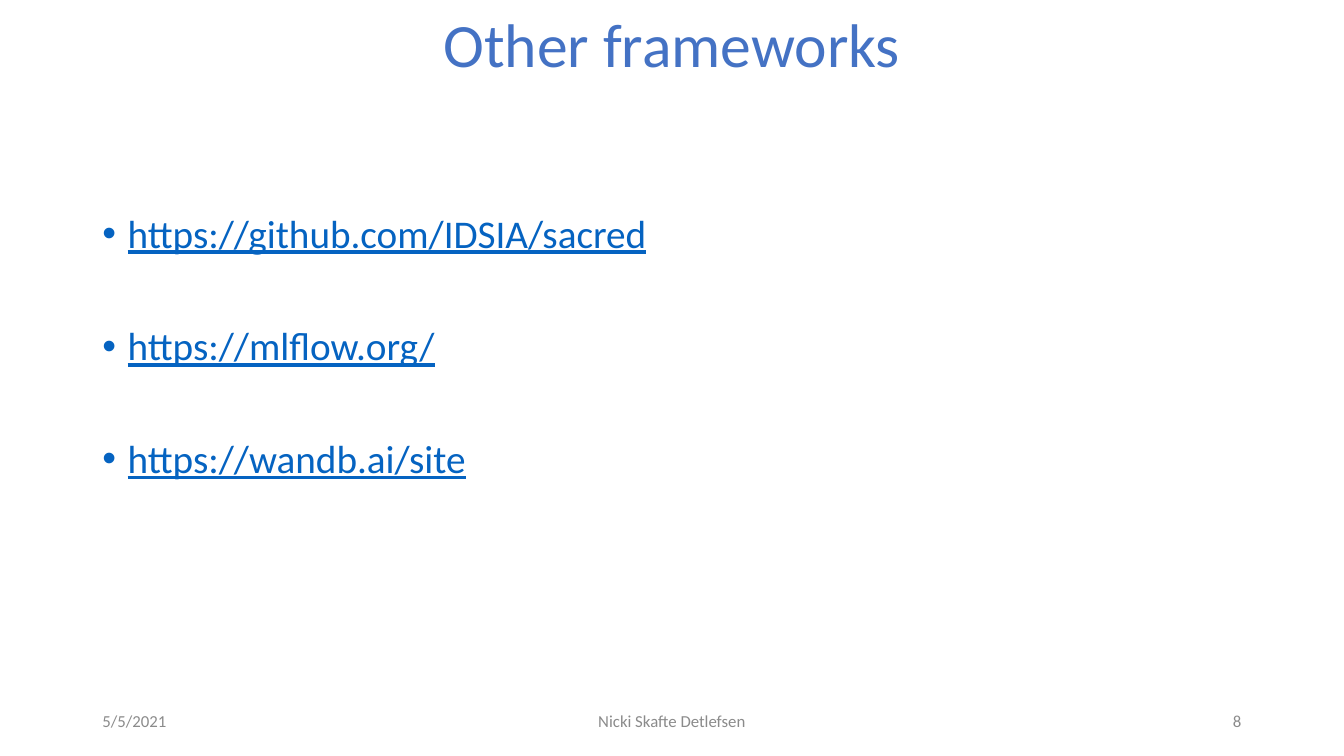
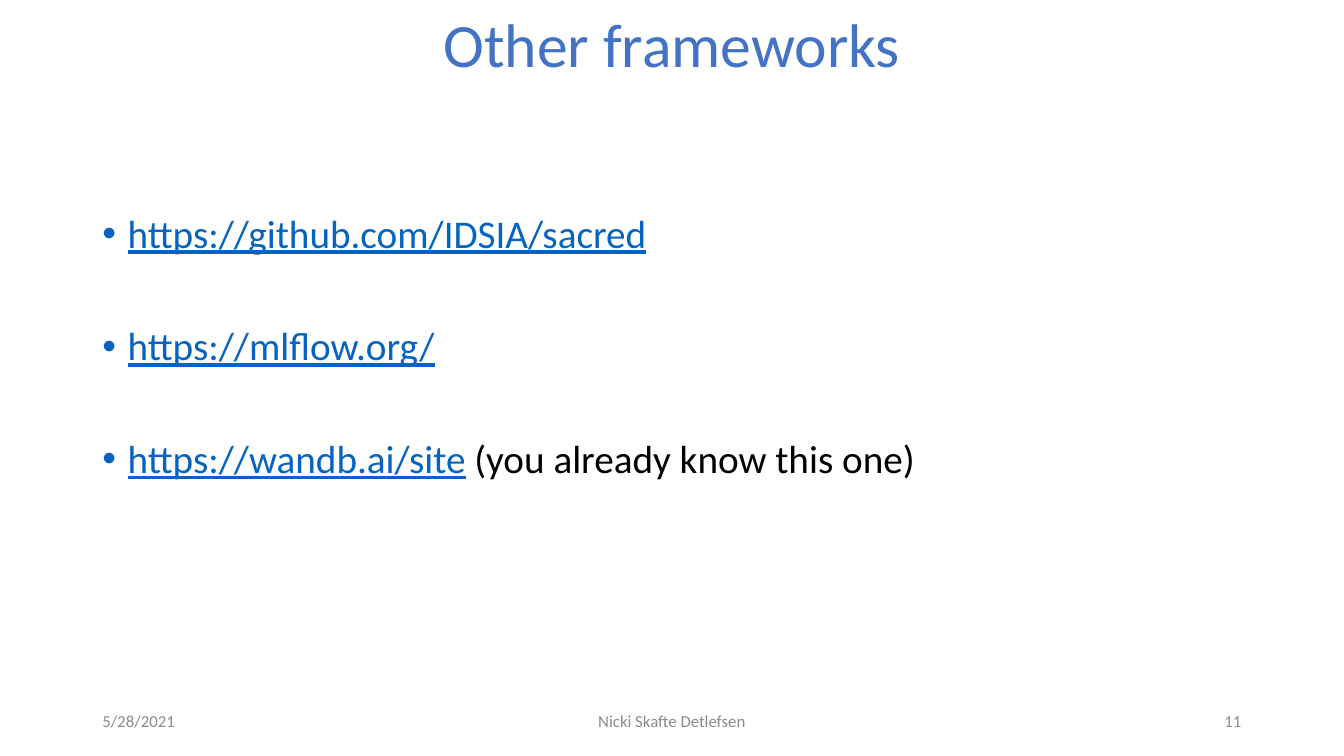
Before and after one commit to DeepEasterbunny/dtu_mlops, a slide deck: slide 11 of 08_reproduceability/Reproduceability.pptx (slide 8 before the commit). Drawn at 1344x756 pixels with LibreOffice and Linux fonts; fonts in the diff are those of the drawing; background and template pictures are left out. Boxes give left, top, right and bottom in pixels: in the first picture for what was removed or moved away, otherwise in the second. Text is boxed around its words. In the diff, an @@ line names an element or a change of style, - is before the commit and + after.

```diff
--- a/08_reproduceability/Reproduceability.pptx
+++ b/08_reproduceability/Reproduceability.pptx
@@ text at (x1=128, y1=444, x2=915, y2=480): text changed; text colour #0563C1 to #000000 @@
-• https://wandb.ai/site
+• https://wandb.ai/site (you already know this one)
@@ text at (x1=102, y1=715, x2=174, y2=728): text changed @@
-5/5/2021
+5/28/2021
@@ page number at (x1=1224, y1=716, x2=1241, y2=727): text changed @@
-8
+11
```
Also in this commit, not shown: 6 other slides changed, 4 slides added, 26 other files.
